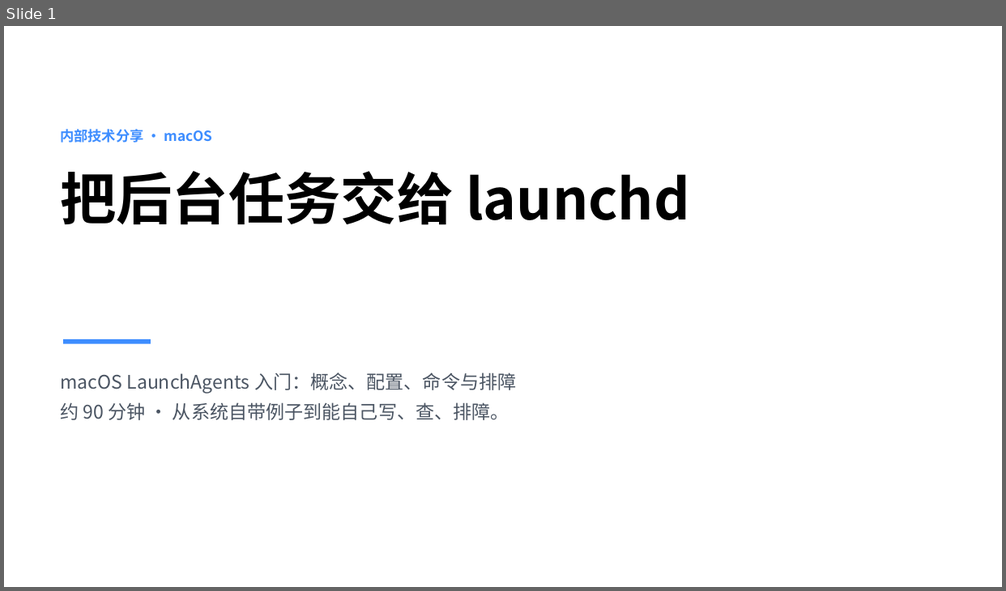
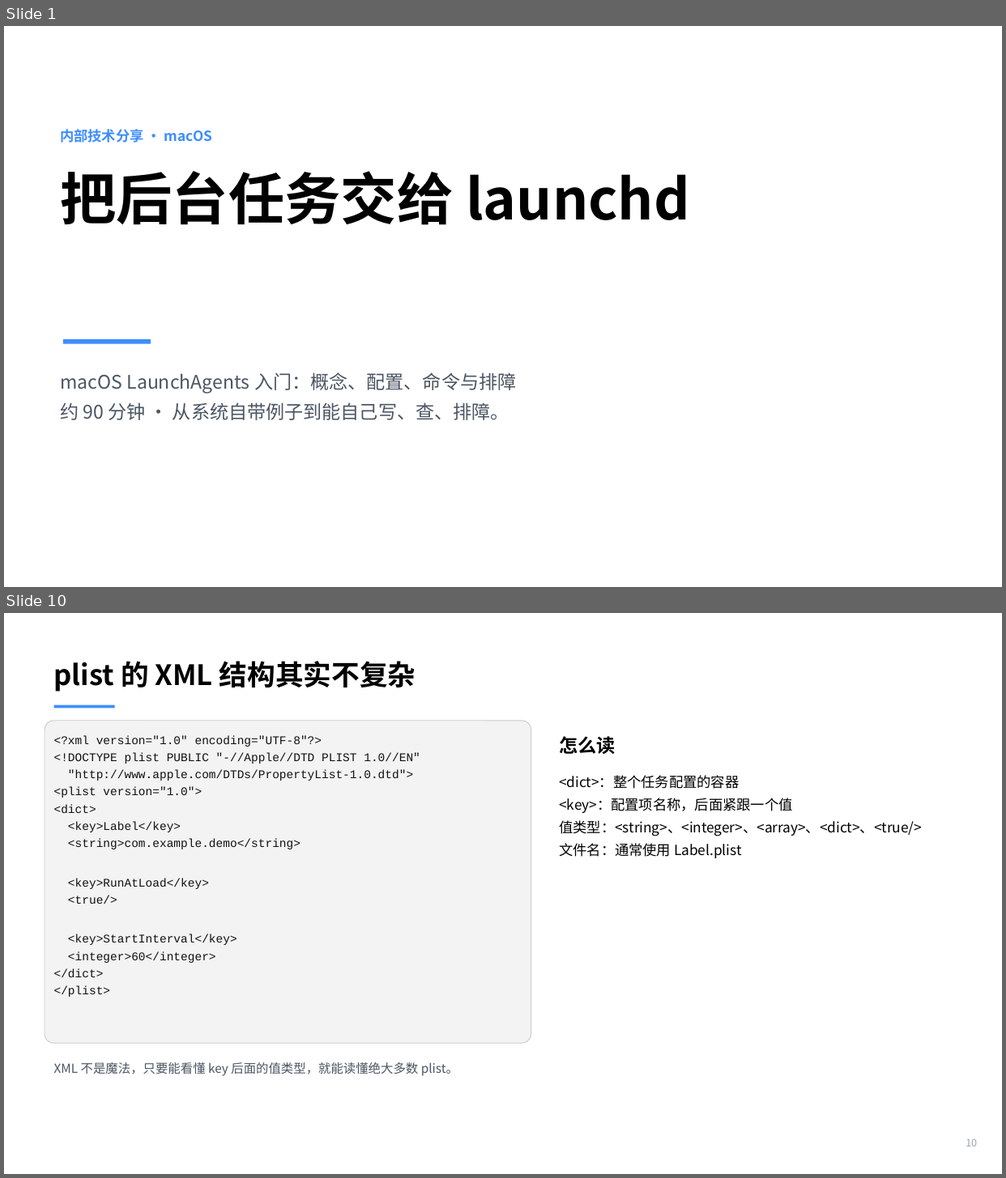
Before and after one commit to taytay198920/daily_study, a slide deck: LaunchAgents分享.pptx. Shown one above the other, each under a label of ours: slide 1 before the commit, slides 1 and 10 after it; the slides between them are not shown. The pictures are 1006x591 and 1006x1178 pixels, drawn with LibreOffice and Linux fonts; fonts in the diff are those of the drawing. Boxes give left, top, right and bottom in pixels: in the first picture for what was removed or moved away, otherwise in the second. Text is boxed around its words. In the diff, an @@ line names an element or a change of style, - is before the commit and + after.

```diff
--- a/LaunchAgents分享.pptx
+++ b/LaunchAgents分享.pptx
@@ slide 10 added at bbox=[4, 613, 1002, 1174], background #FFFFFF @@
@@ text added at bbox=[54, 661, 416, 692], 27 pt, text #000000, bold @@
+plist 的 XML 结构其实不复杂
@@ rectangle added at bbox=[54, 705, 115, 708], fill #3D8DFF @@
@@ rounded rectangle added at bbox=[44, 721, 531, 1043], fill #F3F3F3, outline #C7CBD1 0.75 pt @@
@@ text added at bbox=[54, 736, 420, 997], 11.2 pt, text #111111 @@
+<?xml version="1.0" encoding="UTF-8"?>
+<!DOCTYPE plist PUBLIC "-//Apple//DTD PLIST 1.0//EN"
+"http://www.apple.com/DTDs/PropertyList-1.0.dtd">
+<plist version="1.0">
+<dict>
+<key>Label</key>
+<string>com.example.demo</string>
+<key>RunAtLoad</key>
+<true/>
+<key>StartInterval</key>
+<integer>60</integer>
+</dict>
+</plist>
@@ text added at bbox=[559, 736, 615, 754], 18 pt, text #000000, bold @@
+怎么读
@@ text added at bbox=[559, 775, 922, 858], 13.5 pt, text #000000 @@
+<dict>：整个任务配置的容器
+<key>：配置项名称，后面紧跟一个值
+值类型：<string>、<integer>、<array>、<dict>、<true/>
+文件名：通常使用 Label.plist
@@ text added at bbox=[54, 1063, 458, 1076], 12 pt, text #4B5563 @@
+XML 不是魔法，只要能看懂 key 后面的值类型，就能读懂绝大多数 plist。
@@ text added at bbox=[965, 1139, 977, 1147], 9.8 pt, text #9CA3AF @@
+10
```
Also in this commit, not shown: 14 slides changed, 8 other slides added, 1 slide removed.
